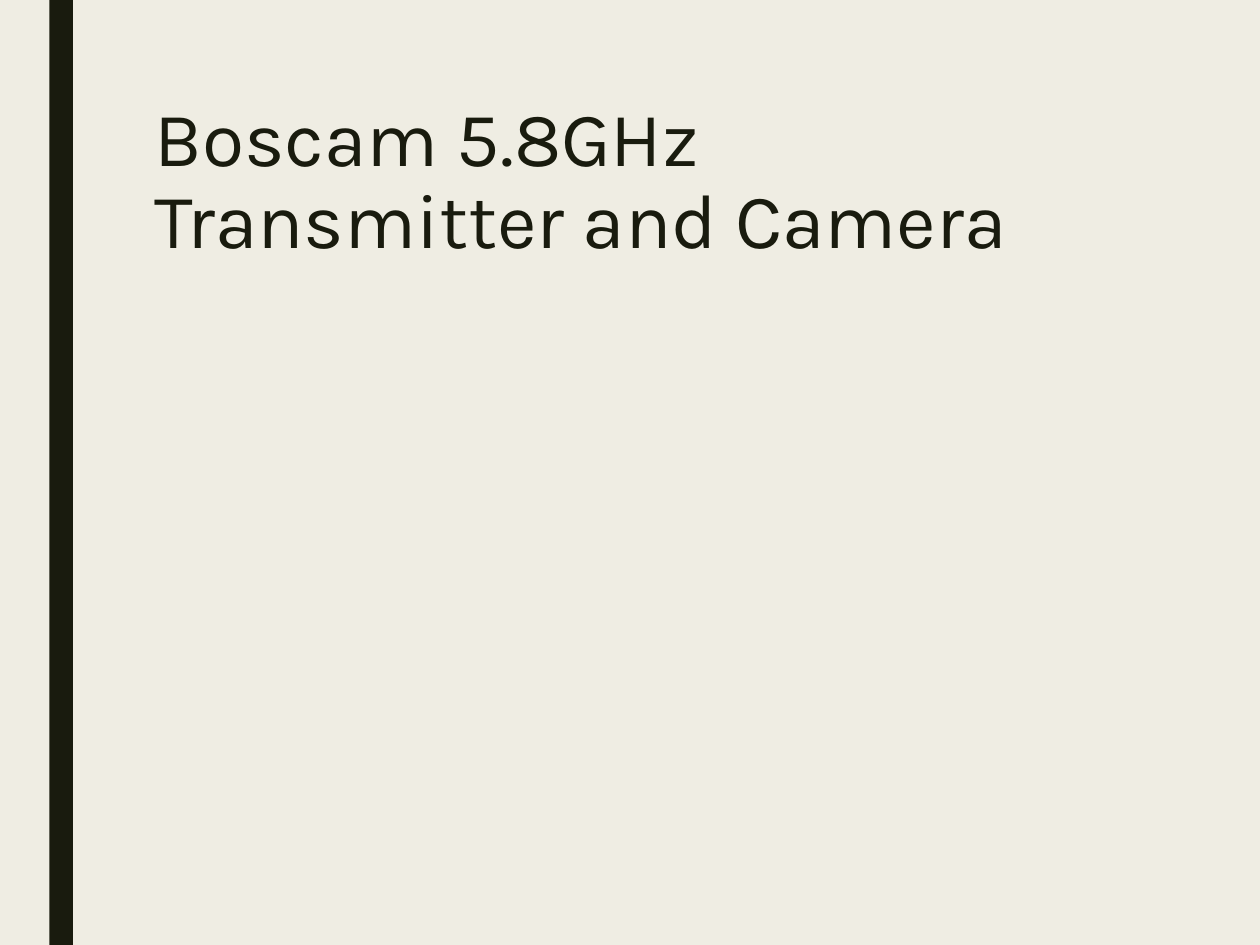
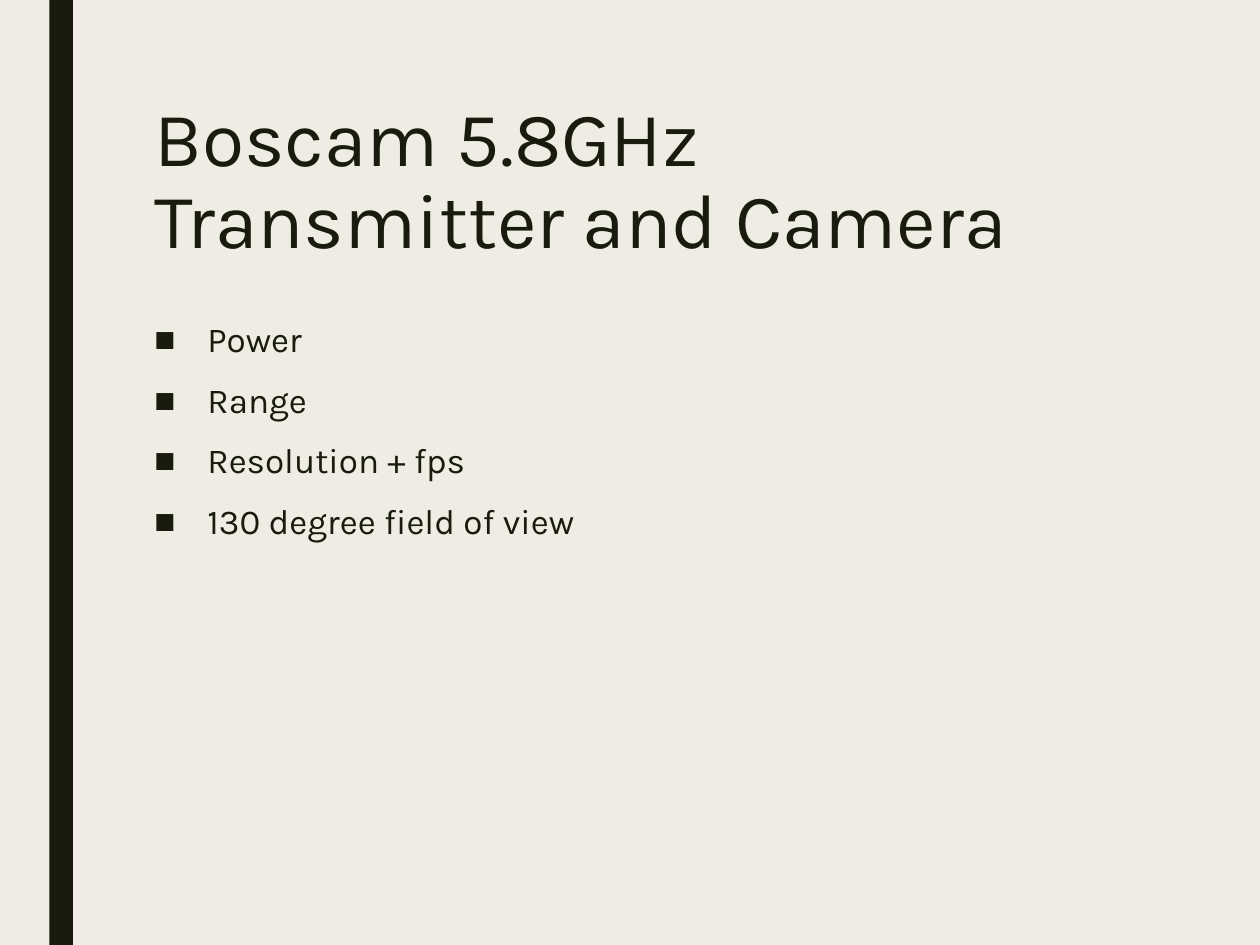
Before and after one commit to StormWulf/Mobile-Motion-Tracking-Robot-Arm, a slide deck: slide 10 of Documents/Presentation/Mobile Motion Tracking Robot Arm poster.pptx. Drawn at 1260x945 pixels with LibreOffice and Linux fonts; fonts in the diff are those of the drawing. Boxes give left, top, right and bottom in pixels: in the first picture for what was removed or moved away, otherwise in the second. Text is boxed around its words. In the diff, an @@ line names an element or a change of style, - is before the commit and + after.

```diff
--- a/Documents/Presentation/Mobile Motion Tracking Robot Arm poster.pptx
+++ b/Documents/Presentation/Mobile Motion Tracking Robot Arm poster.pptx
@@ text added at (207, 330, 574, 543), 20 pt, text #191B0E @@
+■ Power
+■ Range
+■ Resolution + fps
+■ 130 degree field of view
```
Also in this commit, not shown: 2 other slides changed, 1 other file.
